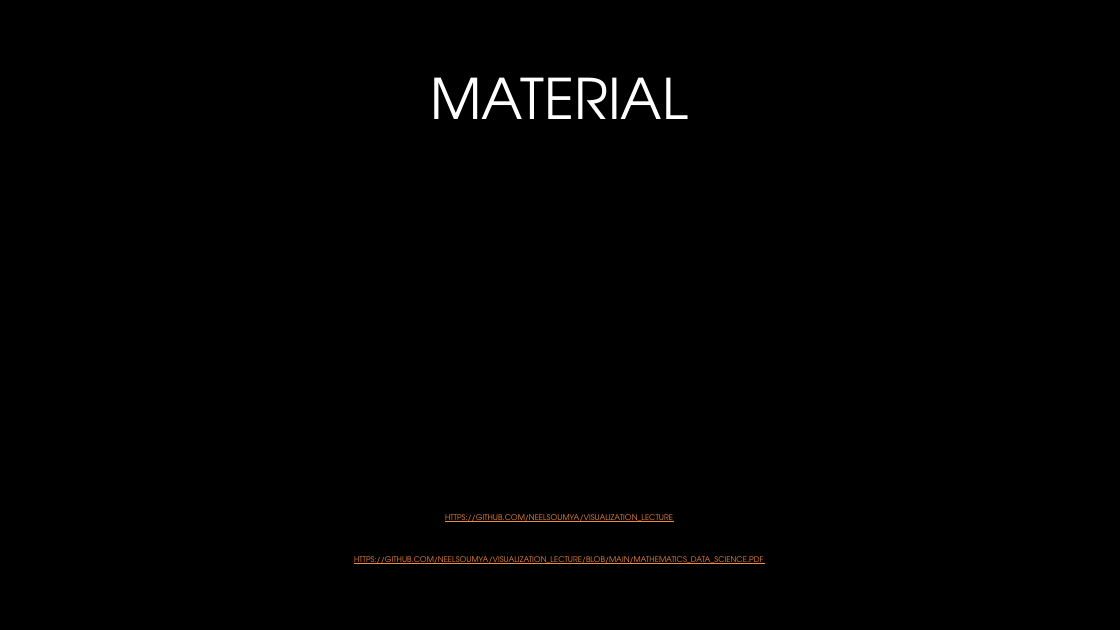
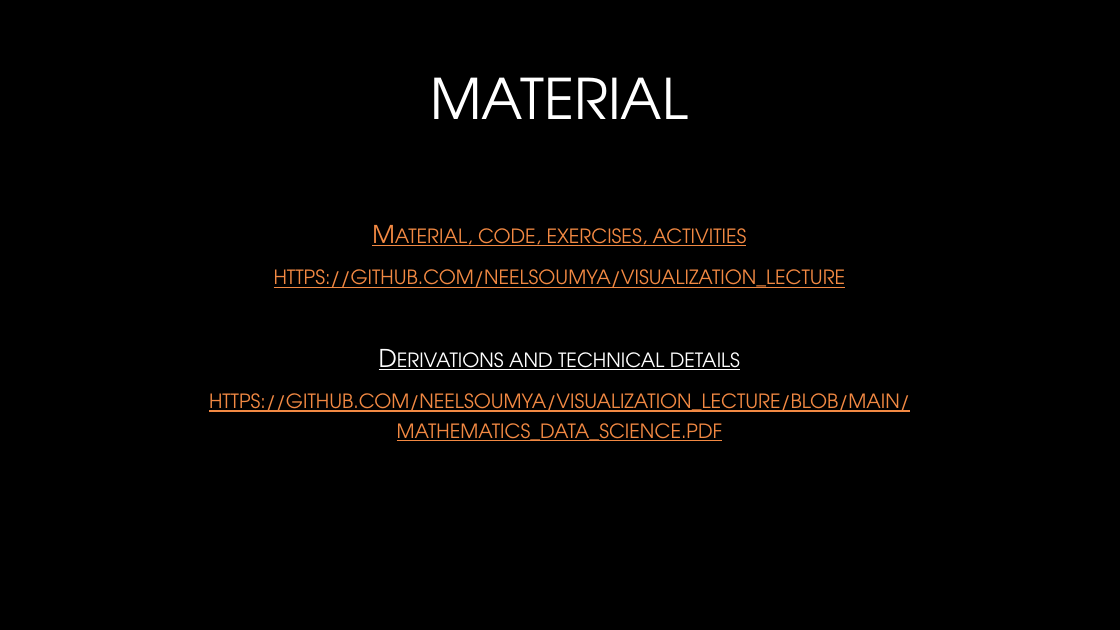
Before and after one commit to neelsoumya/visualization_lecture, a slide deck: slide 13 of Presentation_intro.pptx. Drawn at 1120x630 pixels with LibreOffice and Linux fonts; fonts in the diff are those of the drawing; background and template pictures are left out. Boxes give left, top, right and bottom in pixels: in the first picture for what was removed or moved away, otherwise in the second. Text is boxed around its words. In the diff, an @@ line names an element or a change of style, - is before the commit and + after.

```diff
--- a/Presentation_intro.pptx
+++ b/Presentation_intro.pptx
@@ subtitle "Material, code, exercises, activities": place and size @@
-subtitle "Material, code, exercises, activities" at (354,514,763,564)
+subtitle "Material, code, exercises, activities" at (209,228,910,441)
@@ subtitle at (478,228,747,246): paragraph added @@
+Material, code, exercises, activities
@@ subtitle at (209,269,910,441): size 8.4 to 21 pt in "https://github.com/neelsoumya/visualization_lecture", "https://github.com/neelsoumya/visualization_lecture/blob/mai ..."; more space between paragraphs @@
@@ subtitle at (509,352,740,370): paragraph added @@
+Derivations and technical details
```
Also in this commit, not shown: 3 other slides changed, 1 slide added, 1 slide removed.
